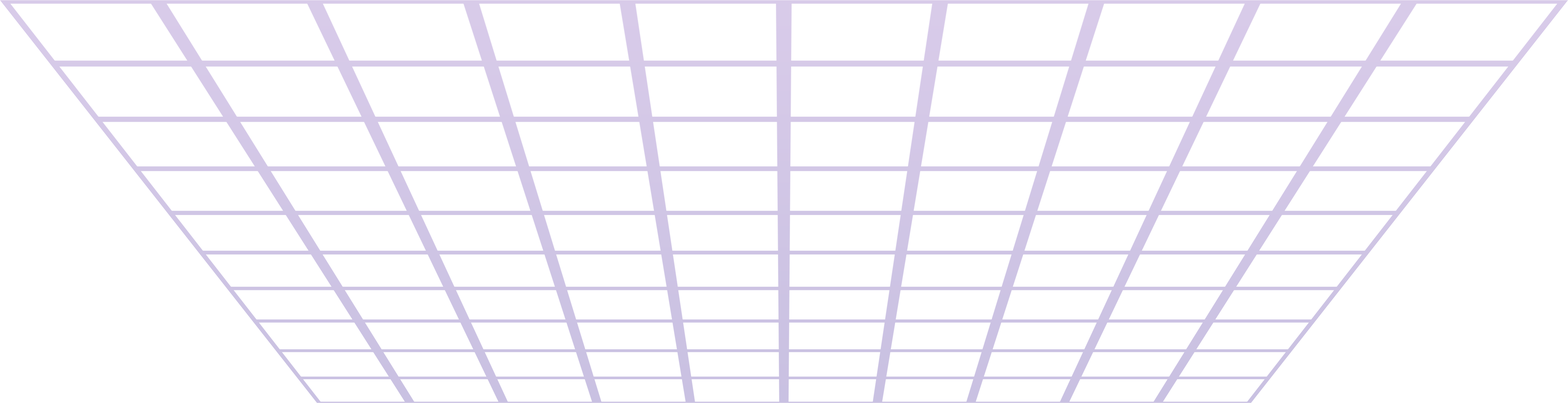
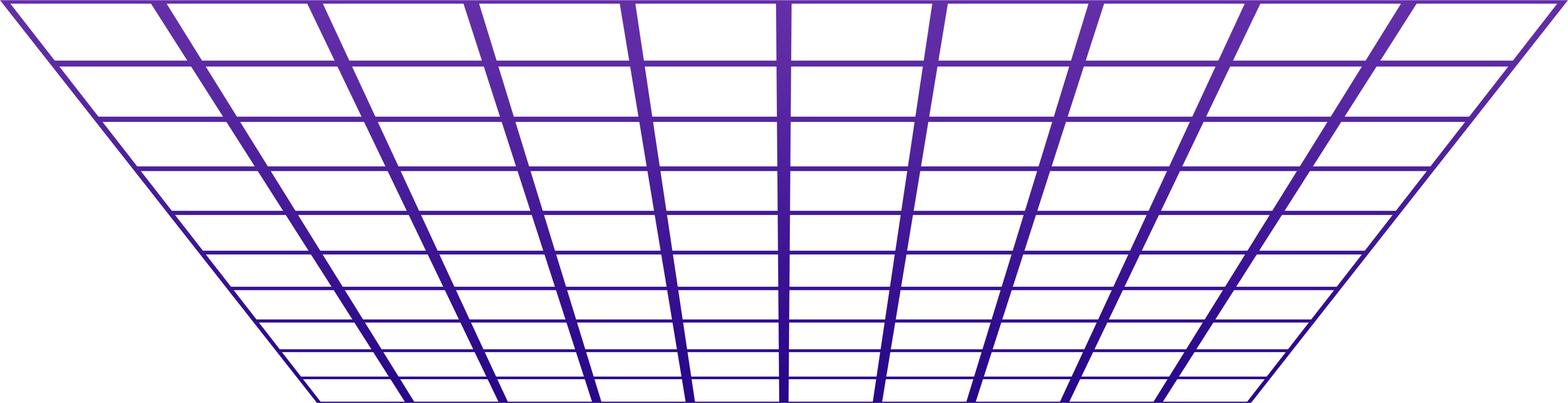
Before/after of a 1568 × 403 layered artwork. What changed in the layer stack:
"Layer 1": opacity 25% → 100% over left=0, top=0, right=1568, bottom=403
